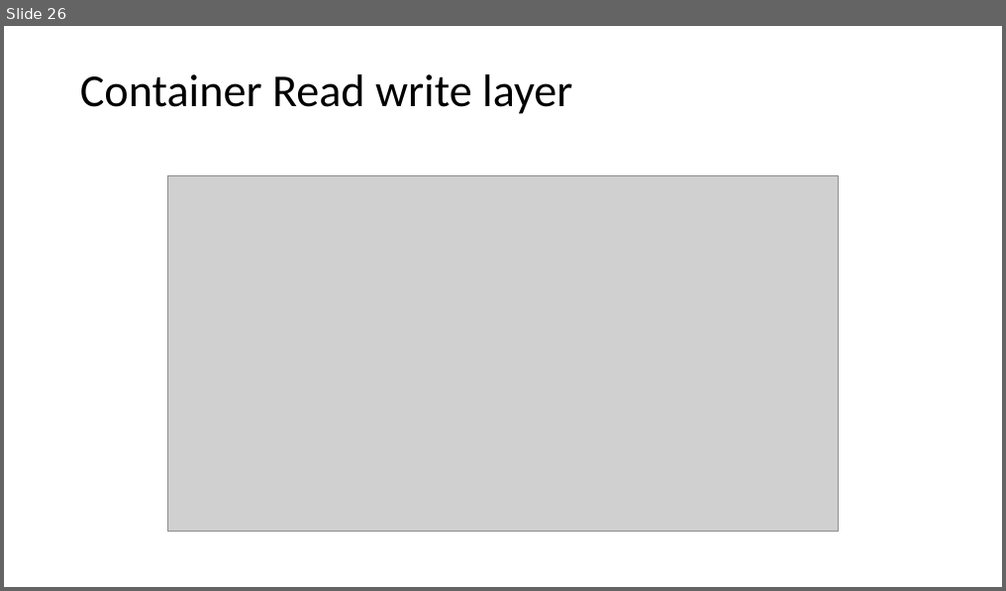
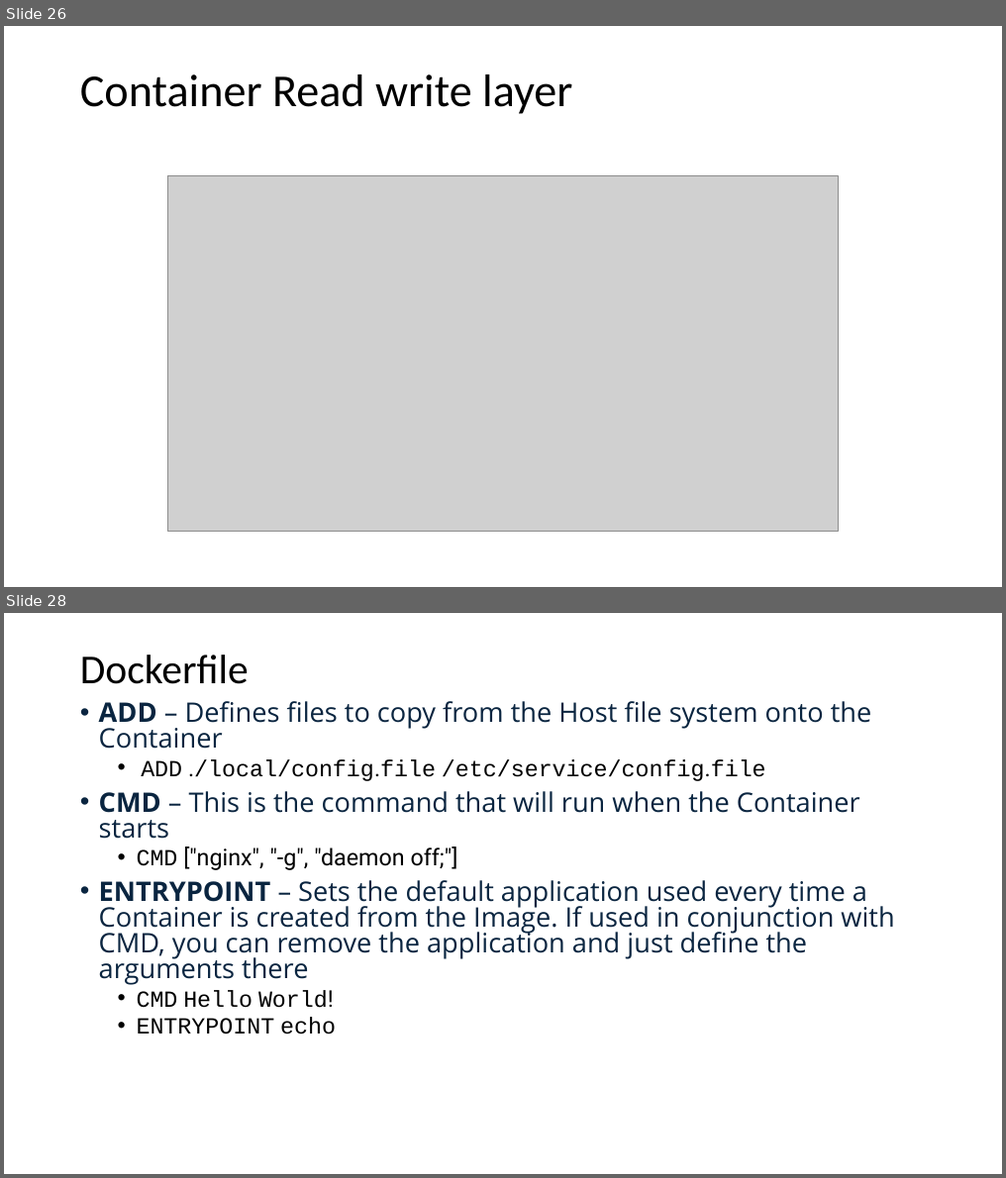
Before and after one commit to HariPython/docker, a slide deck: dockercommands.pptx. Shown one above the other, each under a label of ours: slide 26 before the commit, slides 26 and 28 after it; the slides between them are not shown. The pictures are 1006x591 and 1006x1178 pixels, drawn with LibreOffice and Linux fonts; fonts in the diff are those of the drawing; grey boxes stand for pictures. Boxes give left, top, right and bottom in pixels: in the first picture for what was removed or moved away, otherwise in the second. Text is boxed around its words. In the diff, an @@ line names an element or a change of style, - is before the commit and + after.

```diff
--- a/dockercommands.pptx
+++ b/dockercommands.pptx
@@ slide 28 added at <box>4,613,1002,1174</box>, background #FFFFFF @@
@@ title added at <box>80,655,249,684</box>, 39.6 pt, text #000000 @@
+Dockerfile
@@ text added at <box>99,701,894,1035</box>, 25.9 pt, text #0A2540 @@
+• ADD – Defines files to copy from the Host file system onto the Container
+  • ADD ./local/config.file /etc/service/config.file
+• CMD – This is the command that will run when the Container starts
+  • CMD ["nginx", "-g", "daemon off;"]
+• ENTRYPOINT – Sets the default application used every time a Container is created from the Image. If used in conjunction with CMD, you can remove the application and just define the arguments there
+  • CMD Hello World!
+  • ENTRYPOINT echo
```
Also in this commit, not shown: 6 other slides added, 21 other files.
